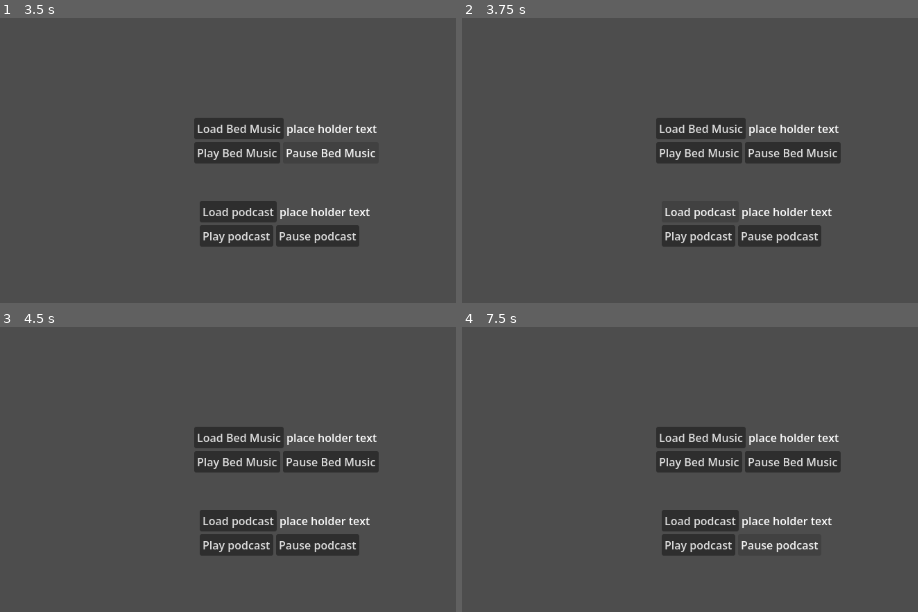
Above: before the commit, frames 1-4 (two rows, left to right).
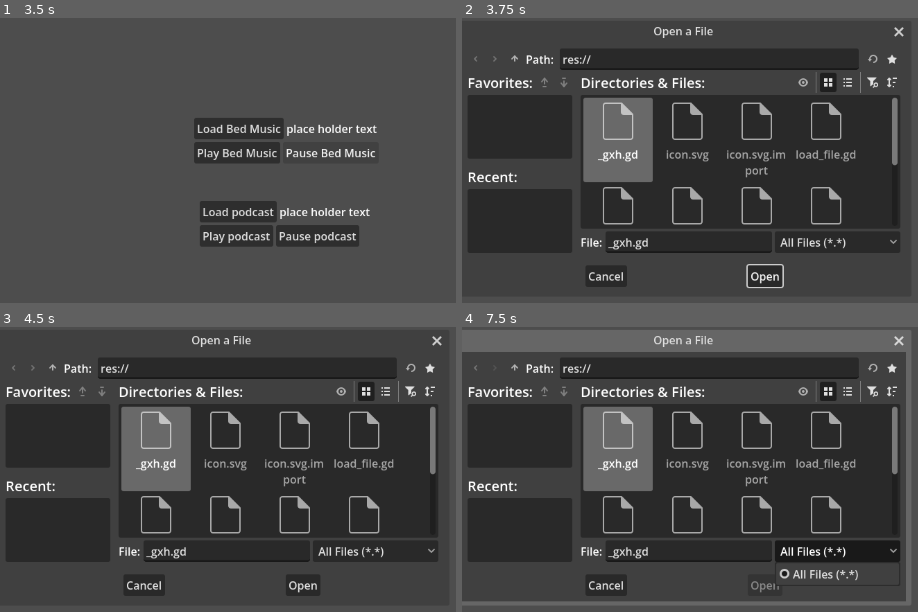
Above: after the commit, the same moments.

Repository: SankVTW/PodcastApp
Game: Godot game, scene res://main_screen.tscn
The game is run twice, just before and just after one commit, with the same random seed, the same clock (stepped at 60 frames per second) and the same inputs.
Inputs (mouse positions are in pixels of both pictures, inside the frame that each line leads up to):
- Up to frame 1 (3.5 s): click "Play podcast" at 0.5 s; click "Play podcast" at 1.25 s; click "Play Bed Music" at 2 s; click "Pause Bed Music" at 2.75 s
- Up to frame 2 (3.75 s): click "Load podcast" at 3.5 s
- Up to frame 3 (4.5 s): click (31, 366) at 4.27 s
- Up to frame 4 (7.5 s): click (493, 366) at 5.02 s; click (516, 366) at 5.77 s; click (516, 366) at 6.52 s; click "Pause podcast" at 7.25 s

Frame 1 is identical in both runs. In frame 2, 50% of the frame differs, in the area x 1-97%, y 3-95%; in frame 3, 49%; in frame 4, 59%, in the area x 0-99%, y 1-98%.

Commit message:
GOt it working at a basic level

Diff:
--- a/podcast-app/main_screen.gd
+++ b/podcast-app/main_screen.gd
@@ -5,6 +5,7 @@
 
 # Called when the node enters the scene tree for the first time.
 func _ready() -> void:
+	print(bed_music)
 	pass # Replace with function body.
 
 
@@ -14,18 +15,70 @@
 	pass
 
 
+func load_bed_music_mp3(path):
+	var file = FileAccess.open(path, FileAccess.READ)
+	var sound = AudioStreamMP3.new()
+	sound.data = file.get_buffer(file.get_length())
+	print(sound)
+	bed_music = sound
+
+func load_podcast_mp3(path):
+	var file = FileAccess.open(path, FileAccess.READ)
+	var sound = AudioStreamMP3.new()
+	sound.data = file.get_buffer(file.get_length())
+	print(sound)
+	podcast = sound
 func _on_load_bed_music_pressed() -> void:
 	$BedMusicControls/HBoxContainer2/FileDialog.visible = true
 	pass
 
 
-func _on_file_dialog_file_selected(selected_bed_music_file: String) -> void:
+func _on_file_dialog_file_selected(selected_file: String) -> void:
 
-	$BedMusicControls/HBoxContainer2/Label.text = selected_bed_music_file
+	$BedMusicControls/HBoxContainer2/Label.text = selected_file
+	load_bed_music_mp3(selected_file)
+	print("bed music" , selected_file)
 
 	pass # Replace with function body.
 
 
 func _on_play_bed_music_pressed() -> void:
+	$BedMusicControls/HBoxContainer/PlayBedMusic/AudioStreamPlayer.stream = bed_music
+	print(bed_music)
+	$BedMusicControls/HBoxContainer/PlayBedMusic/AudioStreamPlayer.volume_db = -5.0
+	$BedMusicControls/HBoxContainer/PlayBedMusic/AudioStreamPlayer.playing = true
+
+func _on_pause_bed_music_pressed() -> void:
+	if $BedMusicControls/HBoxContainer/PlayBedMusic/AudioStreamPlayer.playing == true:
+		$BedMusicControls/HBoxContainer/PlayBedMusic/AudioStreamPlayer.stream_paused = true
+	elif $BedMusicControls/HBoxContainer/PlayBedMusic/AudioStreamPlayer.playing == false:
+		$BedMusicControls/HBoxContainer/PlayBedMusic/AudioStreamPlayer.stream_paused = false
 
 	pass # Replace with function body.
+
+
+func _on_load_podcast_pressed() -> void:
+	$PodcastControls/HBoxContainer2/PodcastFileDialog.visible = true
+	pass # Replace with function body.
+
+
+func _on_podcast_file_dialog_file_selected(path: String) -> void:
+	$PodcastControls/HBoxContainer2/Label.text = path
+	load_podcast_mp3(path)
+	print("podcast", path)
+	pass # Replace with function body.
+
+
+func _on_play_podcast_pressed() -> void:
+	$PodcastControls/HBoxContainer/AudioStreamPlayer.stream = podcast
+	$PodcastControls/HBoxContainer/AudioStreamPlayer.playing = true
+	$PodcastControls/HBoxContainer/AudioStreamPlayer.volume_db = 5.0
+
+	pass # Replace with function body.
+
+
+func _on_stop_podcast_pressed() -> void:
+	if $PodcastControls/HBoxContainer/AudioStreamPlayer.playing == true:
+		$PodcastControls/HBoxContainer/AudioStreamPlayer.stream_paused = true
+	elif $PodcastControls/HBoxContainer/AudioStreamPlayer.playing == false:
+		$PodcastControls/HBoxContainer/AudioStreamPlayer.stream_paused = false
--- a/podcast-app/main_screen.tscn
+++ b/podcast-app/main_screen.tscn
@@ -1,6 +1,10 @@
 [gd_scene format=3 uid="uid://cbrdtltc81f7s"]
 
 [ext_resource type="Script" uid="uid://dlimoabl4t4o1" path="res://main_screen.gd" id="1_tjn2e"]
+
+[sub_resource type="AudioStreamMP3" id="AudioStreamMP3_7sdtm"]
+
+[sub_resource type="AudioStreamMP3" id="AudioStreamMP3_d2enx"]
 
 [node name="MainScreen" type="Node2D" unique_id=580331409]
 script = ExtResource("1_tjn2e")
@@ -34,6 +38,9 @@
 layout_mode = 2
 text = "Play Bed Music"
 
+[node name="AudioStreamPlayer" type="AudioStreamPlayer" parent="BedMusicControls/HBoxContainer/PlayBedMusic" unique_id=797208785]
+stream = SubResource("AudioStreamMP3_7sdtm")
+
 [node name="PauseBedMusic" type="Button" parent="BedMusicControls/HBoxContainer" unique_id=1536354302]
 layout_mode = 2
 text = "Pause Bed Music"
@@ -47,7 +54,13 @@
 [node name="HBoxContainer2" type="HBoxContainer" parent="PodcastControls" unique_id=620334661]
 layout_mode = 2
 
-[node name="Button" type="Button" parent="PodcastControls/HBoxContainer2" unique_id=1274104911]
+[node name="PodcastFileDialog" type="FileDialog" parent="PodcastControls/HBoxContainer2" unique_id=208933241]
+oversampling_override = 1.0
+title = "Open a File"
+position = Vector2i(0, 36)
+file_mode = 0
+
+[node name="LoadPodcast" type="Button" parent="PodcastControls/HBoxContainer2" unique_id=1274104911]
 layout_mode = 2
 text = "Load podcast
 "
@@ -59,14 +72,22 @@
 [node name="HBoxContainer" type="HBoxContainer" parent="PodcastControls" unique_id=2120387390]
 layout_mode = 2
 
-[node name="Button" type="Button" parent="PodcastControls/HBoxContainer" unique_id=1684664366]
+[node name="AudioStreamPlayer" type="AudioStreamPlayer" parent="PodcastControls/HBoxContainer" unique_id=2095786498]
+stream = SubResource("AudioStreamMP3_d2enx")
+
+[node name="PlayPodcast" type="Button" parent="PodcastControls/HBoxContainer" unique_id=1684664366]
 layout_mode = 2
 text = "Play podcast"
 
-[node name="Button2" type="Button" parent="PodcastControls/HBoxContainer" unique_id=138321423]
+[node name="StopPodcast" type="Button" parent="PodcastControls/HBoxContainer" unique_id=138321423]
 layout_mode = 2
 text = "Pause podcast"
 
 [connection signal="file_selected" from="BedMusicControls/HBoxContainer2/FileDialog" to="." method="_on_file_dialog_file_selected"]
 [connection signal="pressed" from="BedMusicControls/HBoxContainer2/LoadBedMusic" to="." method="_on_load_bed_music_pressed"]
 [connection signal="pressed" from="BedMusicControls/HBoxContainer/PlayBedMusic" to="." method="_on_play_bed_music_pressed"]
+[connection signal="pressed" from="BedMusicControls/HBoxContainer/PauseBedMusic" to="." method="_on_pause_bed_music_pressed"]
+[connection signal="file_selected" from="PodcastControls/HBoxContainer2/PodcastFileDialog" to="." method="_on_podcast_file_dialog_file_selected"]
+[connection signal="pressed" from="PodcastControls/HBoxContainer2/LoadPodcast" to="." method="_on_load_podcast_pressed"]
+[connection signal="pressed" from="PodcastControls/HBoxContainer/PlayPodcast" to="." method="_on_play_podcast_pressed"]
+[connection signal="pressed" from="PodcastControls/HBoxContainer/StopPodcast" to="." method="_on_stop_podcast_pressed"]
--- a/podcast-app/project.godot
+++ b/podcast-app/project.godot
@@ -12,7 +12,7 @@
 
 config/name="podcast app"
 run/main_scene="res://main_screen.tscn"
-config/features=PackedStringArray("4.6", "Forward Plus")
+config/features=PackedStringArray("4.7", "Forward Plus")
 config/icon="res://icon.svg"
 
 [physics]
